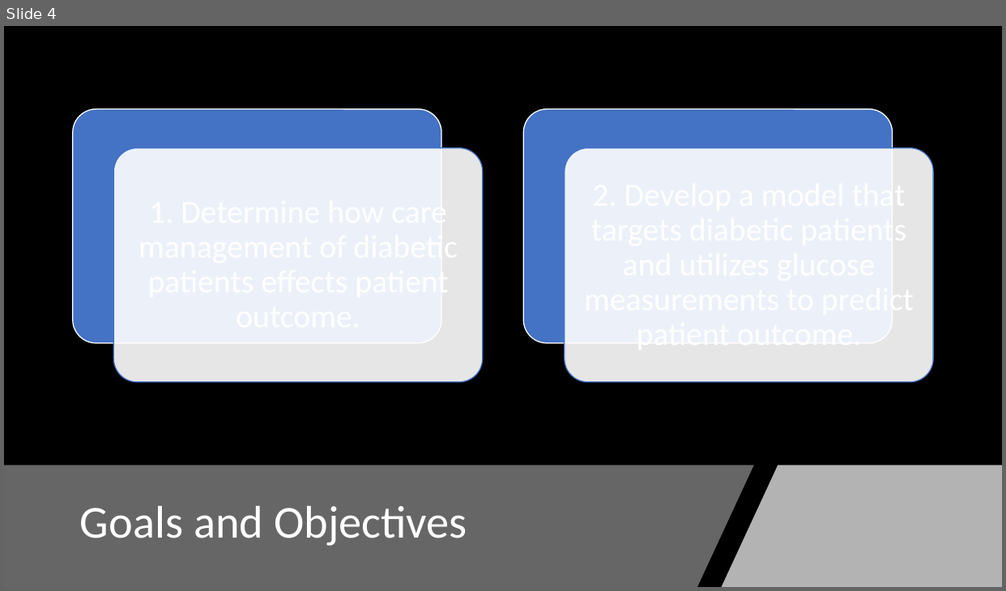
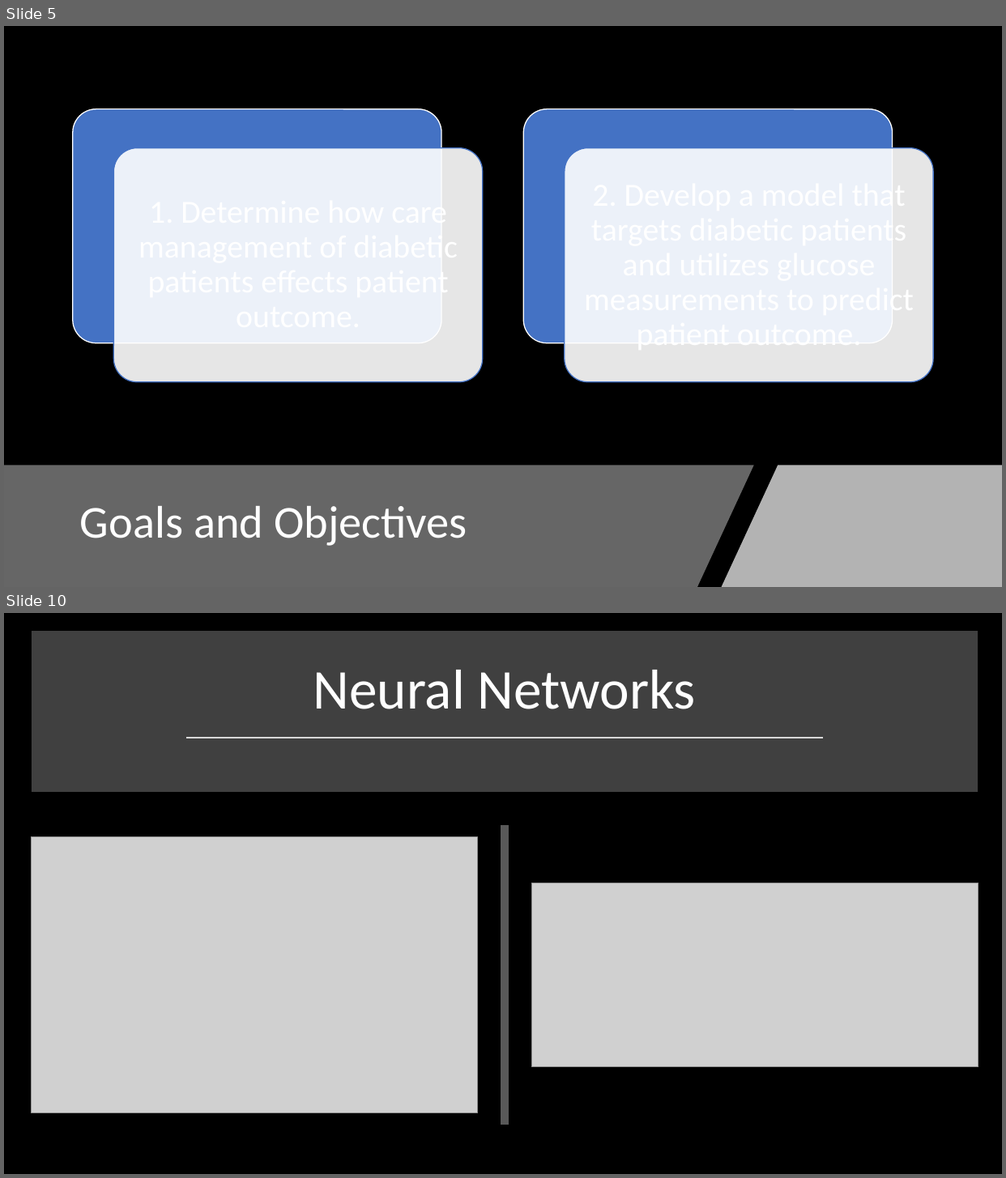
Before and after one commit to imw2/Diabetes-Diagnosis-Prediction, a slide deck: O. Week 3-4-2019/FinalPresentationWittler.pptx. Shown one above the other, each under a label of ours: slide 4 before the commit, slides 5 and 10 after it; the slides between them are not shown. The pictures are 1006x591 and 1006x1178 pixels, drawn with LibreOffice and Linux fonts; fonts in the diff are those of the drawing; grey boxes stand for pictures. Boxes give left, top, right and bottom in pixels: in the first picture for what was removed or moved away, otherwise in the second. Text is boxed around its words. In the diff, an @@ line names an element or a change of style, - is before the commit and + after.

```diff
--- a/O. Week 3-4-2019/FinalPresentationWittler.pptx
+++ b/O. Week 3-4-2019/FinalPresentationWittler.pptx
@@ slide 10 added at box(4, 613, 1002, 1174), background #000000 @@
@@ rectangle added at box(36, 636, 973, 787), fill #404040, outline #404040 10 pt @@
@@ title added at box(313, 670, 696, 709), 54 pt, text #FFFFFF @@
+Neural Networks
@@ line added from (187, 737) to (823, 737), #D9D9D9 1.75 pt @@
@@ line added from (505, 825) to (505, 1125), #595959 8 pt @@
@@ picture added at box(31, 837, 478, 1113) @@
@@ picture added at box(532, 884, 978, 1067) @@
@@ what was slide 4 is now slide 5 @@
```
Also in this commit, not shown: 5 slides changed, 5 other slides added.
